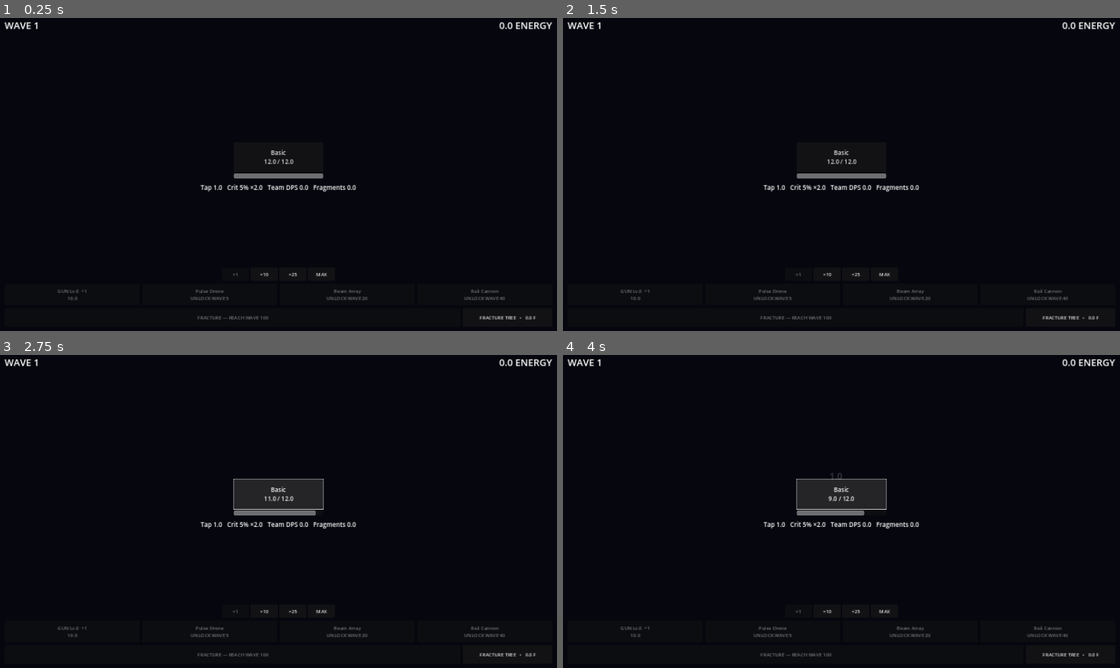
Above: before the commit, frames 1-4 (two rows, left to right).
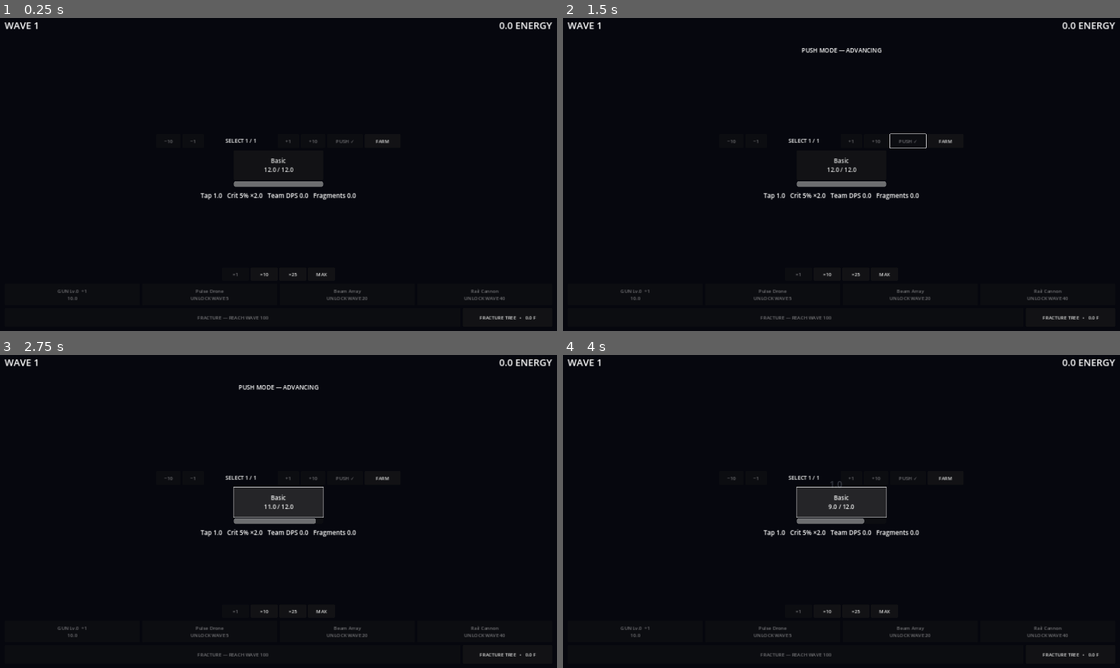
Above: after the commit, the same moments.

Repository: NeyJealous/Chrono-Exponent
Game: Godot game, scene res://scenes/main.tscn
Two runs of this game, one before a commit and one after it. Both use one fixed random seed, a clock stepped at 60 frames per second and the inputs below.
Inputs (mouse positions are in pixels of both pictures, inside the frame that each line leads up to):
- Up to frame 1 (0.25 s): no input
- Up to frame 2 (1.5 s): click (947, 140) at 0.5 s, where only the run after the commit has a clickable "FARM"; click (908, 140) at 1.25 s, where only the run after the commit has a clickable "PUSH"
- Up to frame 3 (2.75 s): click "Basic 12.0 / 12.0" at 2 s
- Up to frame 4 (4 s): click "Basic 11.0 / 12.0" at 2.75 s; click "Basic 10.0 / 12.0" at 3.5 s

The runs differ from the first frame. In frame 1, 1.4% of the frame differs, in the area x 29-70%, y 38-59%; in frame 2, 1.6%; in frame 3, 2.1%, in the area x 29-70%, y 9-59%; in frame 4, 1.9%.

Commit message:
feat: add Push Farm controls and wave selector UI

Diff:
--- a/scripts/ui/main.gd
+++ b/scripts/ui/main.gd
@@ -14,6 +14,14 @@
 var fracture_button: Button
 var tree_button: Button
 
+var push_mode_button: Button
+var farm_mode_button: Button
+var wave_back_10_button: Button
+var wave_back_1_button: Button
+var wave_forward_1_button: Button
+var wave_forward_10_button: Button
+var wave_control_label: Label
+
 var fracture_tree_overlay: ColorRect
 var fracture_tree_fragments_label: Label
 var fracture_node_buttons: Dictionary = {}
@@ -135,6 +143,54 @@
 	boss_label.horizontal_alignment = HORIZONTAL_ALIGNMENT_CENTER
 	boss_label.add_theme_font_size_override("font_size", 24)
 	arena.add_child(boss_label)
+
+	var wave_controls := HBoxContainer.new()
+	wave_controls.alignment = BoxContainer.ALIGNMENT_CENTER
+	wave_controls.add_theme_constant_override("separation", 6)
+	arena.add_child(wave_controls)
+
+	wave_back_10_button = Button.new()
+	wave_back_10_button.text = "−10"
+	wave_back_10_button.custom_minimum_size = Vector2(82, 46)
+	wave_back_10_button.pressed.connect(_on_wave_step_pressed.bind(-10))
+	wave_controls.add_child(wave_back_10_button)
+
+	wave_back_1_button = Button.new()
+	wave_back_1_button.text = "−1"
+	wave_back_1_button.custom_minimum_size = Vector2(72, 46)
+	wave_back_1_button.pressed.connect(_on_wave_step_pressed.bind(-1))
+	wave_controls.add_child(wave_back_1_button)
+
+	wave_control_label = Label.new()
+	wave_control_label.custom_minimum_size = Vector2(235, 46)
+	wave_control_label.horizontal_alignment = HORIZONTAL_ALIGNMENT_CENTER
+	wave_control_label.vertical_alignment = VERTICAL_ALIGNMENT_CENTER
+	wave_control_label.add_theme_font_size_override("font_size", 18)
+	wave_controls.add_child(wave_control_label)
+
+	wave_forward_1_button = Button.new()
+	wave_forward_1_button.text = "+1"
+	wave_forward_1_button.custom_minimum_size = Vector2(72, 46)
+	wave_forward_1_button.pressed.connect(_on_wave_step_pressed.bind(1))
+	wave_controls.add_child(wave_forward_1_button)
+
+	wave_forward_10_button = Button.new()
+	wave_forward_10_button.text = "+10"
+	wave_forward_10_button.custom_minimum_size = Vector2(82, 46)
+	wave_forward_10_button.pressed.connect(_on_wave_step_pressed.bind(10))
+	wave_controls.add_child(wave_forward_10_button)
+
+	push_mode_button = Button.new()
+	push_mode_button.text = "PUSH"
+	push_mode_button.custom_minimum_size = Vector2(120, 46)
+	push_mode_button.pressed.connect(_on_push_mode_pressed)
+	wave_controls.add_child(push_mode_button)
+
+	farm_mode_button = Button.new()
+	farm_mode_button.text = "FARM"
+	farm_mode_button.custom_minimum_size = Vector2(120, 46)
+	farm_mode_button.pressed.connect(_on_farm_mode_pressed)
+	wave_controls.add_child(farm_mode_button)
 
 	var target_grid := GridContainer.new()
 	target_grid.columns = 3
@@ -548,6 +604,37 @@
 				node_id
 			)
 
+func _on_push_mode_pressed() -> void:
+	state.set_push_mode()
+	_show_event("PUSH MODE — ADVANCING")
+	SaveSystem.save_game(state)
+	_update_ui()
+
+func _on_farm_mode_pressed() -> void:
+	state.set_farm_mode()
+	_show_event("FARM MODE — WAVE %d" % state.wave)
+	SaveSystem.save_game(state)
+	_update_ui()
+
+func _on_wave_step_pressed(delta: int) -> void:
+	var target_wave := clampi(
+		state.wave + delta,
+		1,
+		state.max_selectable_wave()
+	)
+
+	if target_wave == state.wave:
+		return
+
+	if not state.select_wave(target_wave):
+		if state.is_farm_mode() and Balance.is_boss(target_wave):
+			_show_event("BOSS WAVES REQUIRE PUSH MODE")
+		return
+		return
+
+	SaveSystem.save_game(state)
+	_update_ui()
+
 func _on_target_pressed(slot_index: int) -> void:
 	state.fire_at(slot_index)
 	_update_ui()
@@ -721,7 +808,10 @@
 		_show_event("BOSS DEFEATED — WAVE %d" % completed_wave)
 
 func _on_boss_failed(failed_wave: int) -> void:
-	_show_event("BOSS FAILED — WAVE %d" % failed_wave)
+	_show_event(
+		"BOSS FAILED — FARMING WAVE %d" %
+		max(1, failed_wave - 1)
+	)
 
 func _show_event(message: String) -> void:
 	event_label.text = message
@@ -835,6 +925,40 @@
 	wave_label.text = "WAVE %d" % state.wave
 	energy_label.text = "%s ENERGY" % Balance.format_number(state.energy)
 
+	var max_wave := state.max_selectable_wave()
+	wave_control_label.text = "SELECT %d / %d" % [
+		state.wave,
+		max_wave
+	]
+
+	wave_back_10_button.disabled = state.wave <= 1
+	wave_back_1_button.disabled = state.wave <= 1
+
+	var next_wave := min(state.wave + 1, max_wave)
+	var next_10_wave := min(state.wave + 10, max_wave)
+
+	wave_forward_1_button.disabled = (
+		state.wave >= max_wave or
+		(state.is_farm_mode() and Balance.is_boss(next_wave))
+	)
+	wave_forward_10_button.disabled = (
+		state.wave >= max_wave or
+		(
+			state.is_farm_mode() and
+			Balance.is_boss(next_10_wave)
+		)
+	)
+
+	push_mode_button.disabled = not state.is_farm_mode()
+	farm_mode_button.disabled = state.is_farm_mode()
+
+	if state.is_farm_mode():
+		farm_mode_button.text = "FARM ✓"
+		push_mode_button.text = "PUSH"
+	else:
+		farm_mode_button.text = "FARM"
+		push_mode_button.text = "PUSH ✓"
+
 	if Balance.is_boss(state.wave):
 		var remaining: float = max(state.boss_time_left, 0.0)
 		boss_label.text = "BOSS CORE   •   %.1fs" % remaining
